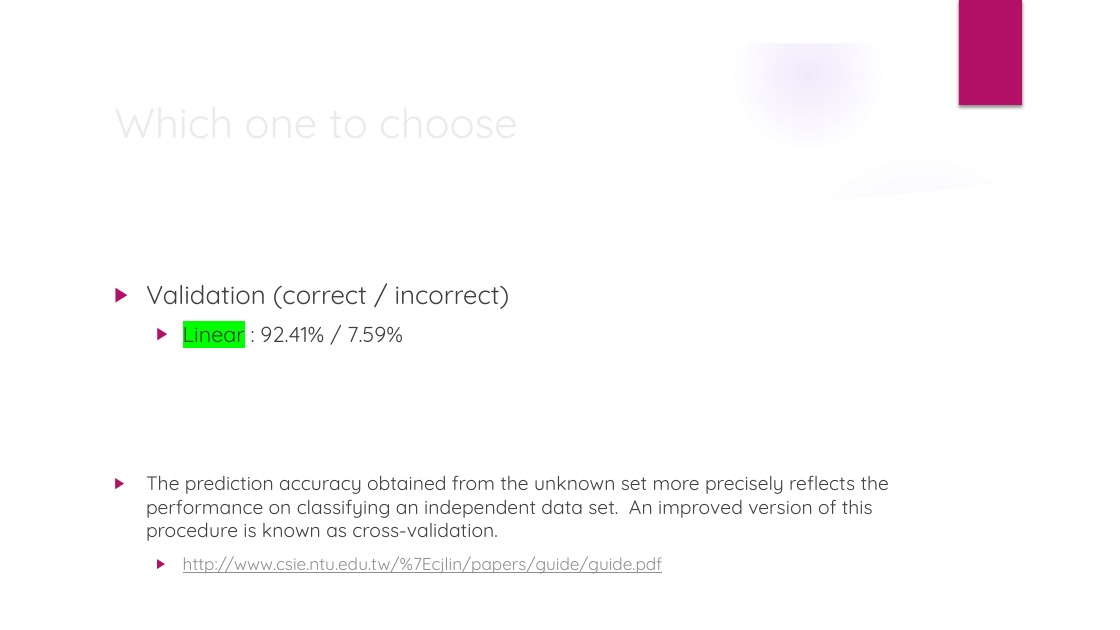
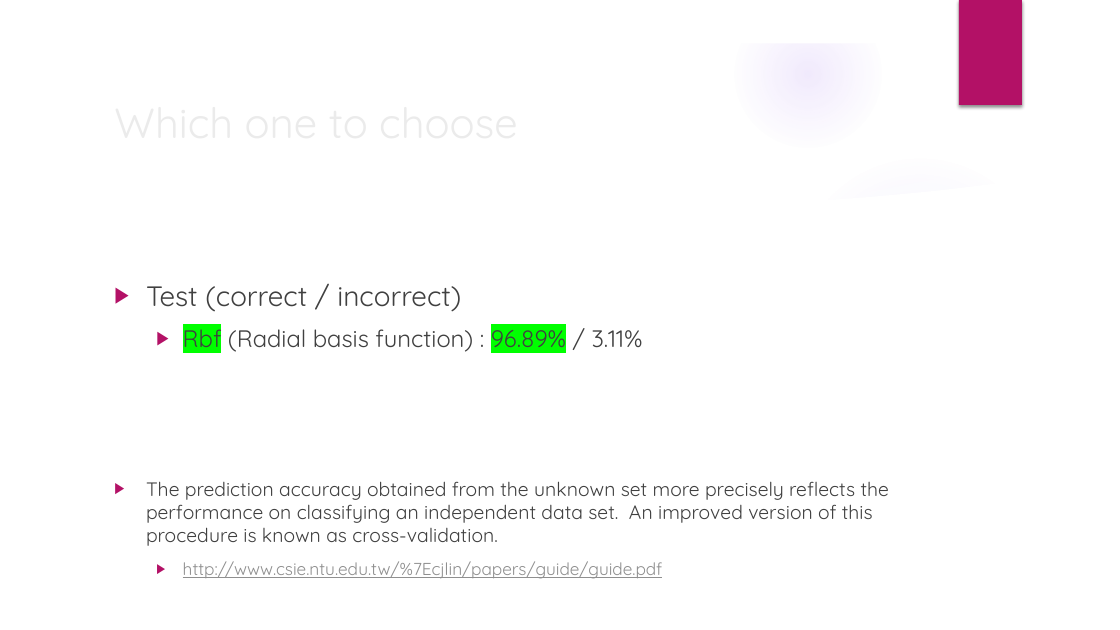
Before and after one commit to GregSimpson/SupportVectorMachine-CancerClassification, a slide deck: slide 11 of docs/gsimpson-CapstonePresentation.pptx (slide 13 before the commit). Drawn at 1120x630 pixels with LibreOffice and Linux fonts; fonts in the diff are those of the drawing; background and template pictures are left out. Boxes give left, top, right and bottom in pixels: in the first picture for what was removed or moved away, otherwise in the second. Text is boxed around its words. In the diff, an @@ line names an element or a change of style, - is before the commit and + after.

```diff
--- a/docs/gsimpson-CapstonePresentation.pptx
+++ b/docs/gsimpson-CapstonePresentation.pptx
@@ text at [146, 286, 643, 353]: text changed; size 22.2 to 20.4 pt @@
-▶ Validation (correct / incorrect)
-  ▶ Linear : 92.41% / 7.59%
+▶ Test (correct / incorrect)
+  ▶ Rbf (Radial basis function) : 96.89% / 3.11%
```
Also in this commit, not shown: 2 slides removed, 1 other file.
